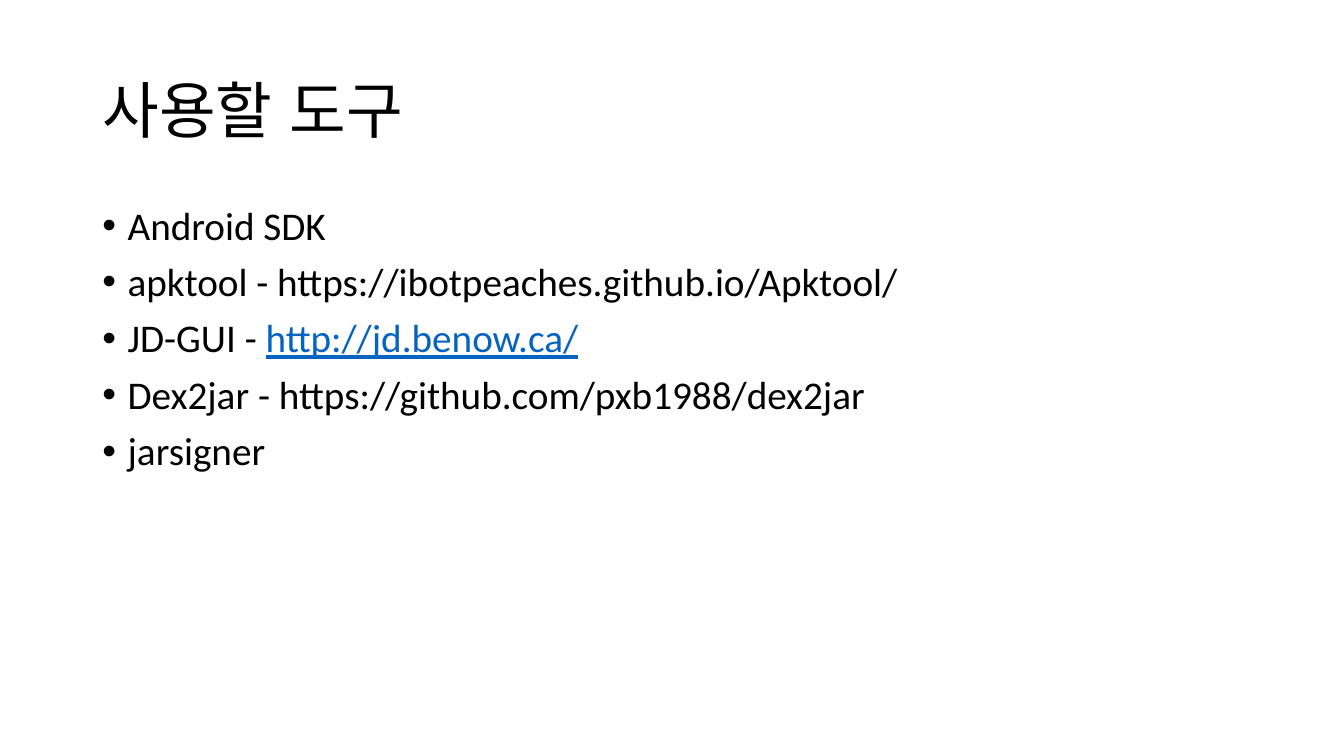
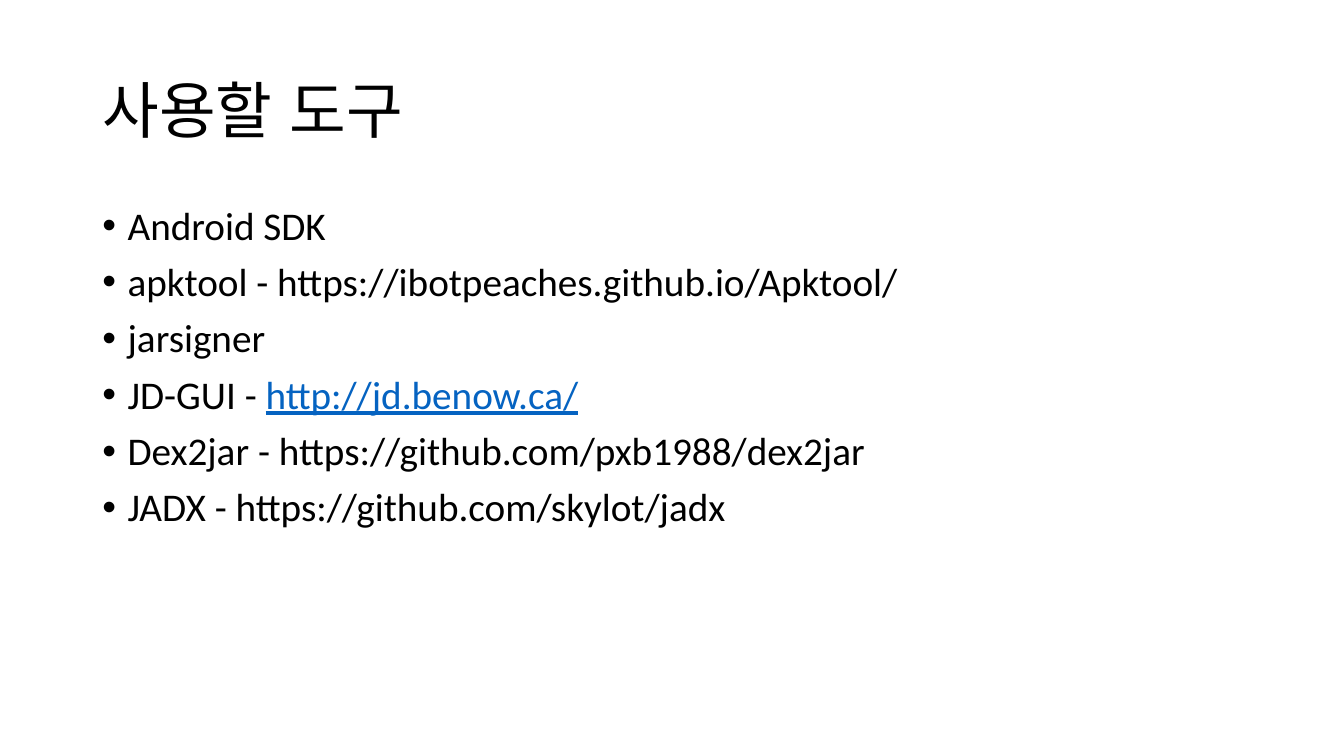
Before and after one commit to jyheo/jyheo.github.io, a slide deck: slide 3 of androidsec/안드로이드 역공학.pptx. Drawn at 1344x756 pixels with LibreOffice and Linux fonts; fonts in the diff are those of the drawing. Boxes give left, top, right and bottom in pixels: in the first picture for what was removed or moved away, otherwise in the second. Text is boxed around its words. In the diff, an @@ line names an element or a change of style, - is before the commit and + after.

```diff
--- a/androidsec/안드로이드 역공학.pptx
+++ b/androidsec/안드로이드 역공학.pptx
@@ text at bbox=[128, 325, 266, 359]: paragraph added @@
+• jarsigner
@@ text at bbox=[128, 493, 726, 528]: text changed @@
-• jarsigner
+• JADX - https://github.com/skylot/jadx
```
Also in this commit, not shown: 5 other slides changed, 6 other files.
